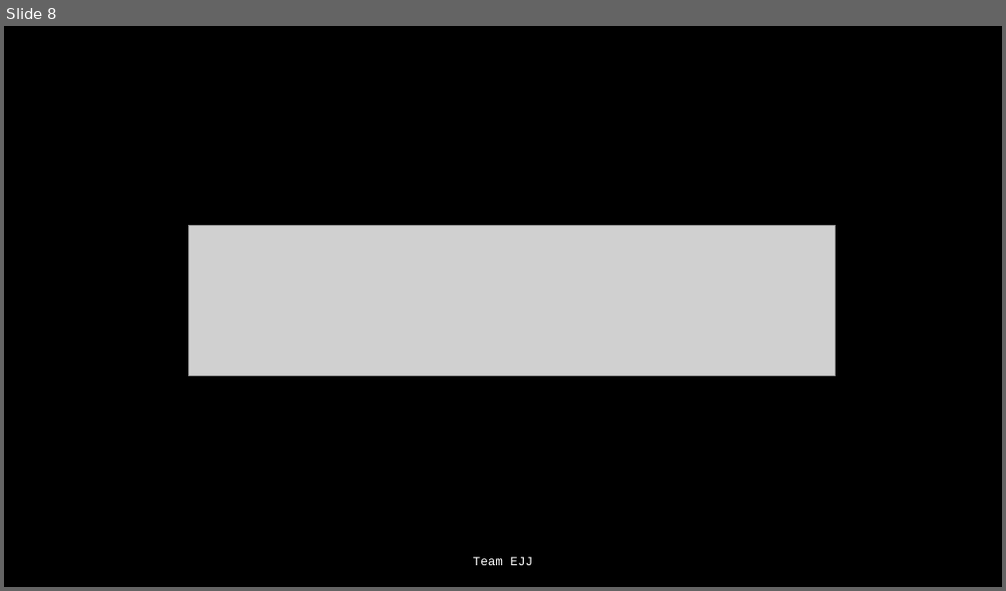
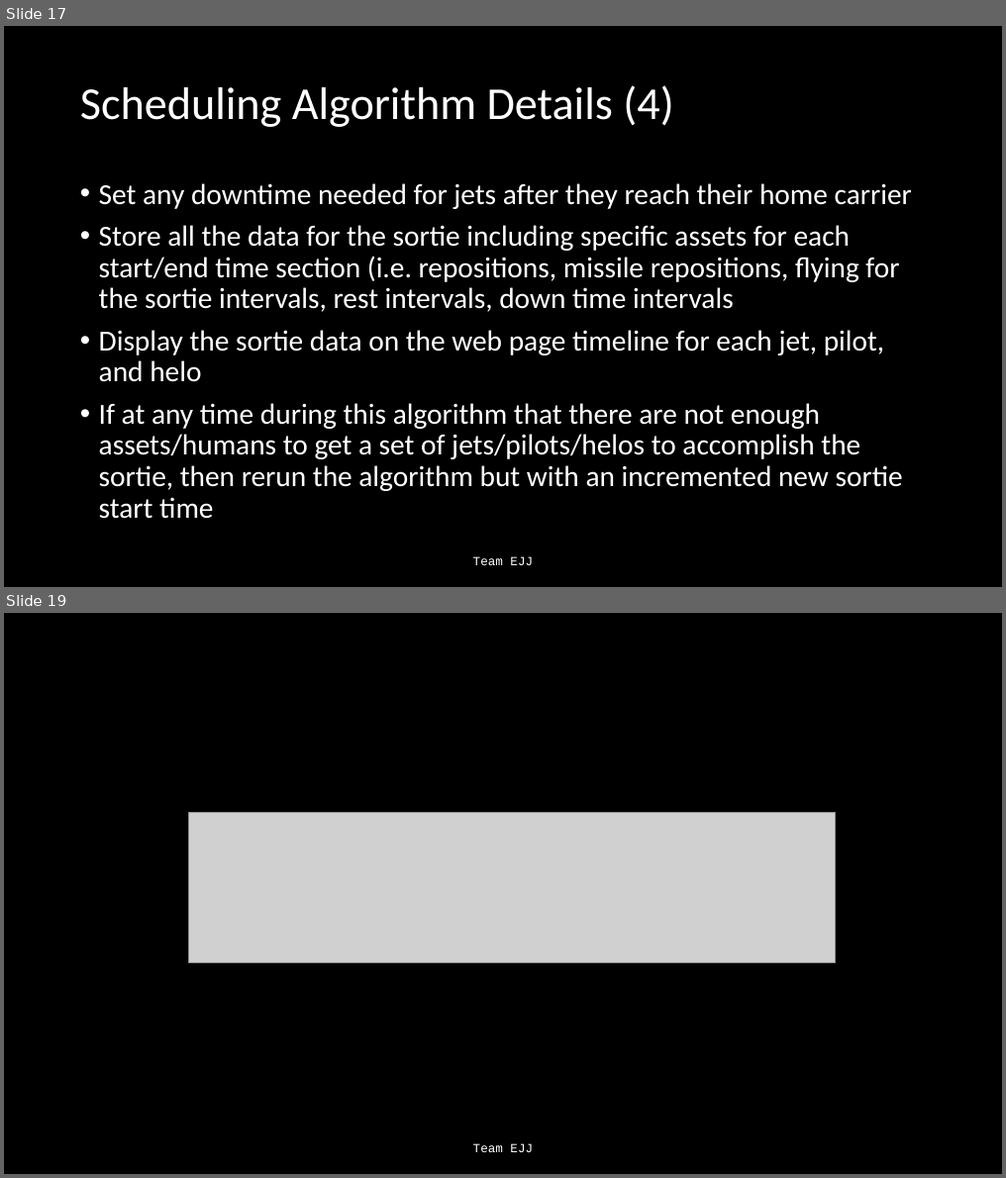
Before and after one commit to Jonathan805/RestrictedPlanning, a slide deck: TeamEJJ.pptx. Shown one above the other, each under a label of ours: slide 8 before the commit, slides 17 and 19 after it; the slides between them are not shown. The pictures are 1006x591 and 1006x1178 pixels, drawn with LibreOffice and Linux fonts; fonts in the diff are those of the drawing; grey boxes stand for pictures. Boxes give left, top, right and bottom in pixels: in the first picture for what was removed or moved away, otherwise in the second. Text is boxed around its words. In the diff, an @@ line names an element or a change of style, - is before the commit and + after.

Commit message:
updated ppt with algo details

```diff
--- a/TeamEJJ.pptx
+++ b/TeamEJJ.pptx
@@ slide 17 added at bbox=[4, 26, 1002, 587], background #000000 @@
@@ title added at bbox=[80, 85, 673, 127], 44 pt, text #FFFFFF @@
+Scheduling Algorithm Details (4)
@@ text added at bbox=[99, 183, 912, 519], 28 pt, text #FFFFFF @@
+• Set any downtime needed for jets after they reach their home carrier
+• Store all the data for the sortie including specific assets for each start/end time section (i.e. repositions, missile repositions, flying for the sortie intervals, rest intervals, down time intervals
+• Display the sortie data on the web page timeline for each jet, pilot, and helo
+• If at any time during this algorithm that there are not enough assets/humans to get a set of jets/pilots/helos to accomplish the sortie, then rerun the algorithm but with an incremented new sortie start time
@@ text added at bbox=[473, 557, 533, 566], 12 pt, text #FFFFFF @@
+Team EJJ
@@ what was slide 8 is now slide 19 @@
```
Also in this commit, not shown: 7 slides changed, 10 other slides added.
